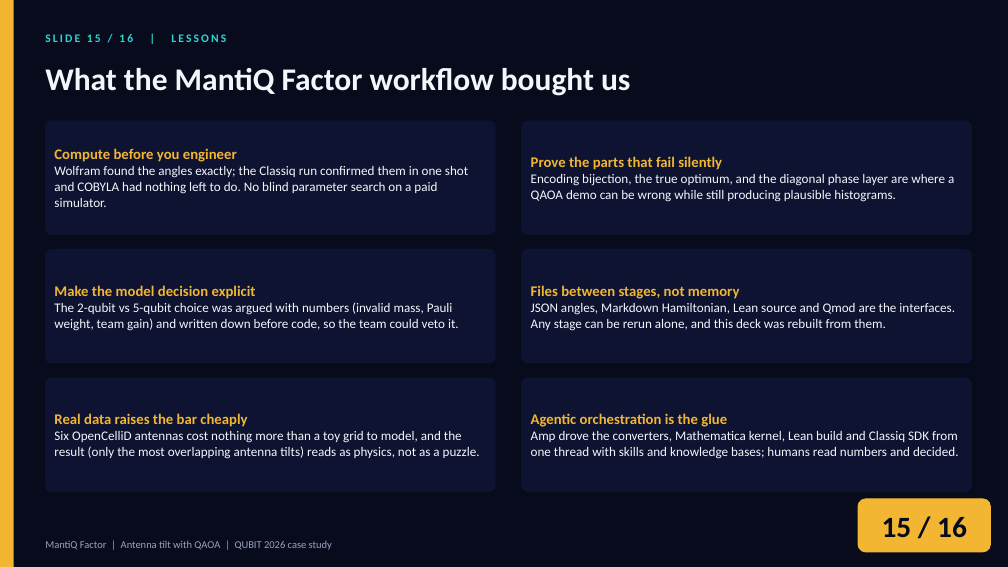
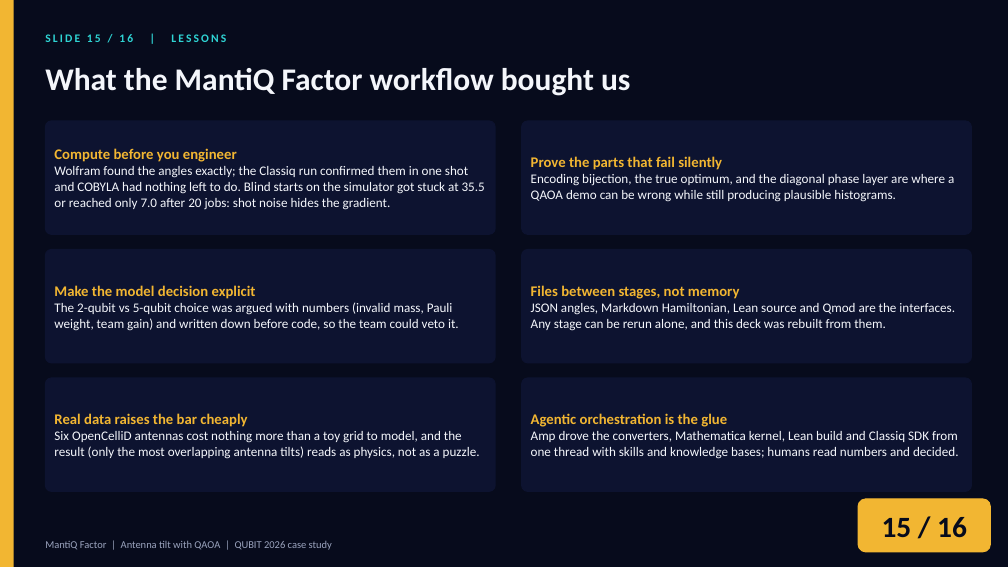
Before and after one commit to zuwasi/mantiq-factor-antenna-tilt, a slide deck: slide 15 of presentation/MantiQ_Factor_Antenna_Tilt.pptx. Drawn at 1008x567 pixels with LibreOffice and Linux fonts; fonts in the diff are those of the drawing. Boxes give left, top, right and bottom in pixels: in the first picture for what was removed or moved away, otherwise in the second. Text is boxed around its words. In the diff, an @@ line names an element or a change of style, - is before the commit and + after.

Commit message:
Deck: fold in hackathon evidence (blind-start COBYLA runs, Qiskit re-simulation, 1000-qubit numbers, refinement-depth benchmark)
Amp-Thread-ID: https://ampcode.com/threads/T-01a0805d-dcde-7427-ab00-0cf6a7ee8b26

```diff
--- a/presentation/MantiQ_Factor_Antenna_Tilt.pptx
+++ b/presentation/MantiQ_Factor_Antenna_Tilt.pptx
@@ text at (54,166,485,210): text changed @@
-Wolfram found the angles exactly; the Classiq run confirmed them in one shot and COBYLA had nothing left to do. No blind parameter search on a paid simulator.
+Wolfram found the angles exactly; the Classiq run confirmed them in one shot and COBYLA had nothing left to do. Blind starts on the simulator got stuck at 35.5 or reached only 7.0 after 20 jobs: shot noise hides the gradient.
```
Also in this commit, not shown: 2 other slides changed, 2 other files.
